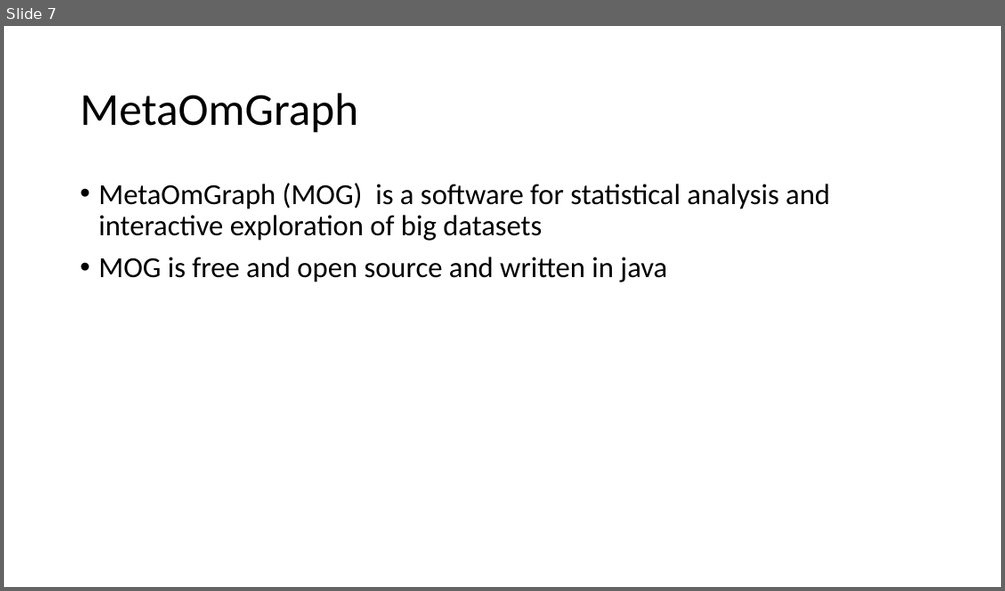
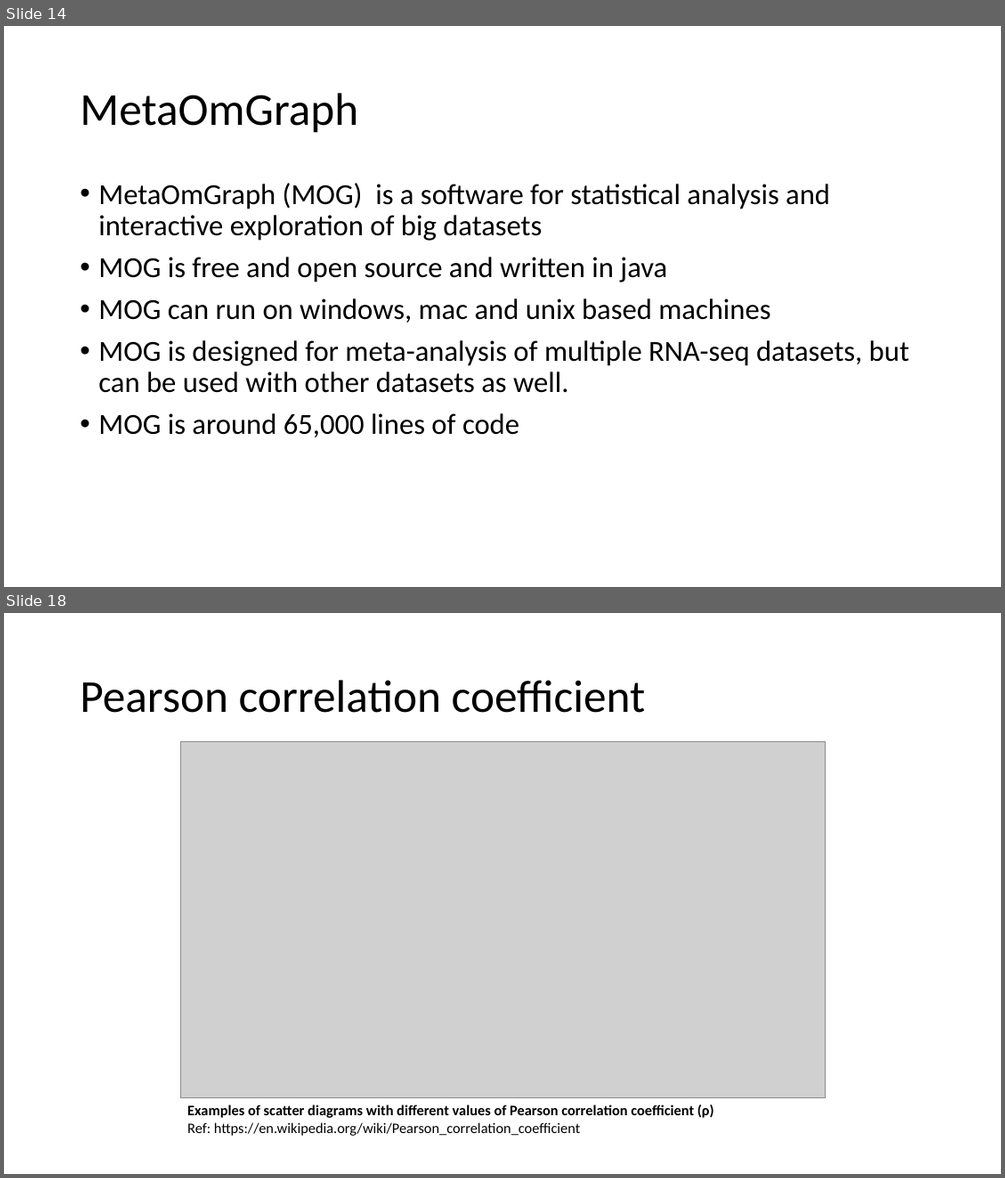
Before and after one commit to urmi-21/MOGtutorial, a slide deck: EDA_MOG.pptx. Shown one above the other, each under a label of ours: slide 7 before the commit, slides 14 and 18 after it; the slides between them are not shown. The pictures are 1005x591 and 1005x1178 pixels, drawn with LibreOffice and Linux fonts; fonts in the diff are those of the drawing; grey boxes stand for pictures. Boxes give left, top, right and bottom in pixels: in the first picture for what was removed or moved away, otherwise in the second. Text is boxed around its words. In the diff, an @@ line names an element or a change of style, - is before the commit and + after.

```diff
--- a/EDA_MOG.pptx
+++ b/EDA_MOG.pptx
@@ slide 18 added at box(4, 613, 1001, 1174), background #FFFFFF @@
@@ title added at box(80, 680, 646, 713), 44 pt, text #000000 @@
+Pearson correlation coefficient
@@ picture added at box(180, 742, 825, 1097) @@
@@ text added at box(187, 1104, 714, 1135), 14 pt, text #000000, bold @@
+Examples of scatter diagrams with different values of Pearson correlation coefficient (ρ)
+Ref: https://en.wikipedia.org/wiki/Pearson_correlation_coefficient
@@ what was slide 7 is now slide 14 @@
@@ slide 14 changed as well @@
@@ text at box(98, 298, 909, 437): paragraphs added @@
+• MOG can run on windows, mac and unix based machines
+• MOG is designed for meta-analysis of multiple RNA-seq datasets, but can be used with other datasets as well.
+• MOG is around 65,000 lines of code
```
Also in this commit, not shown: 18 other slides added, 3 slides removed.
